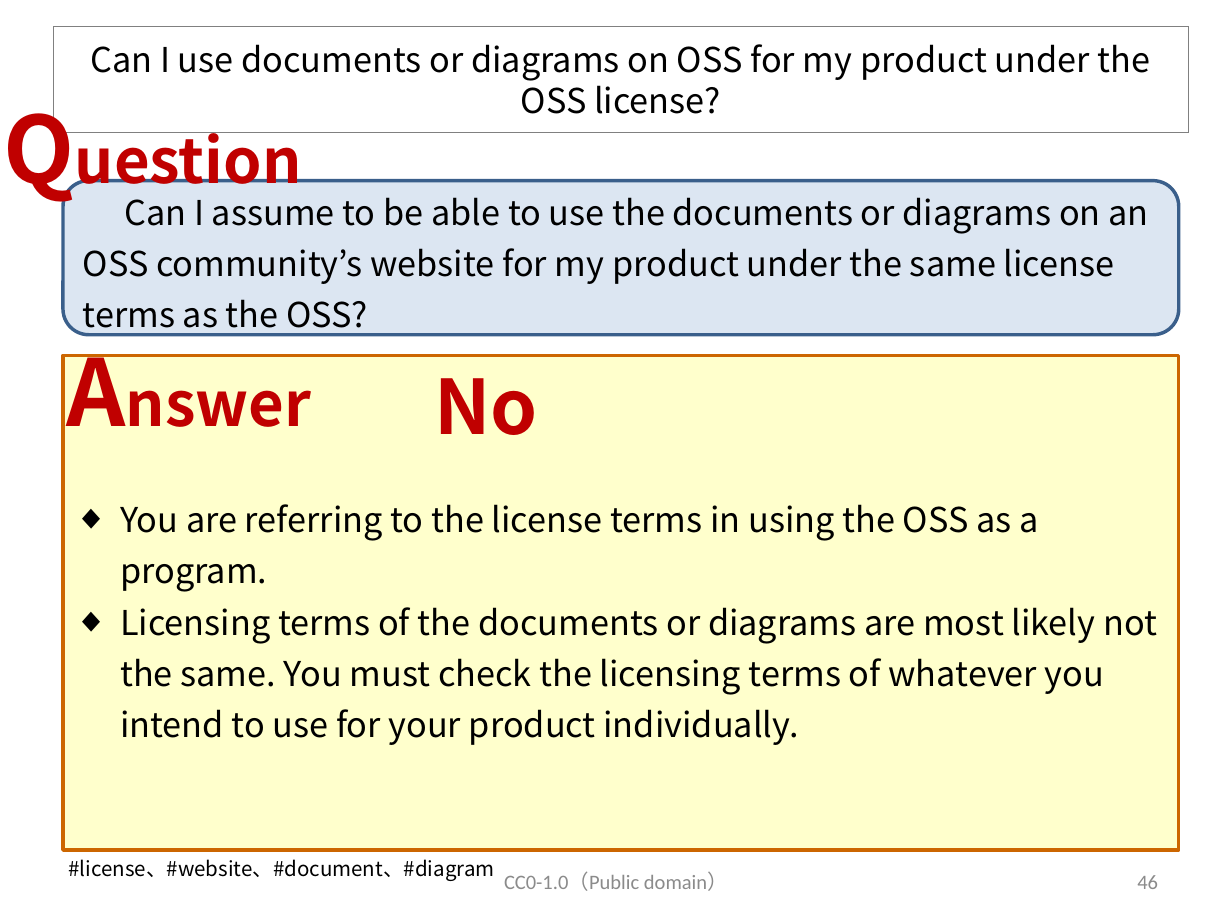
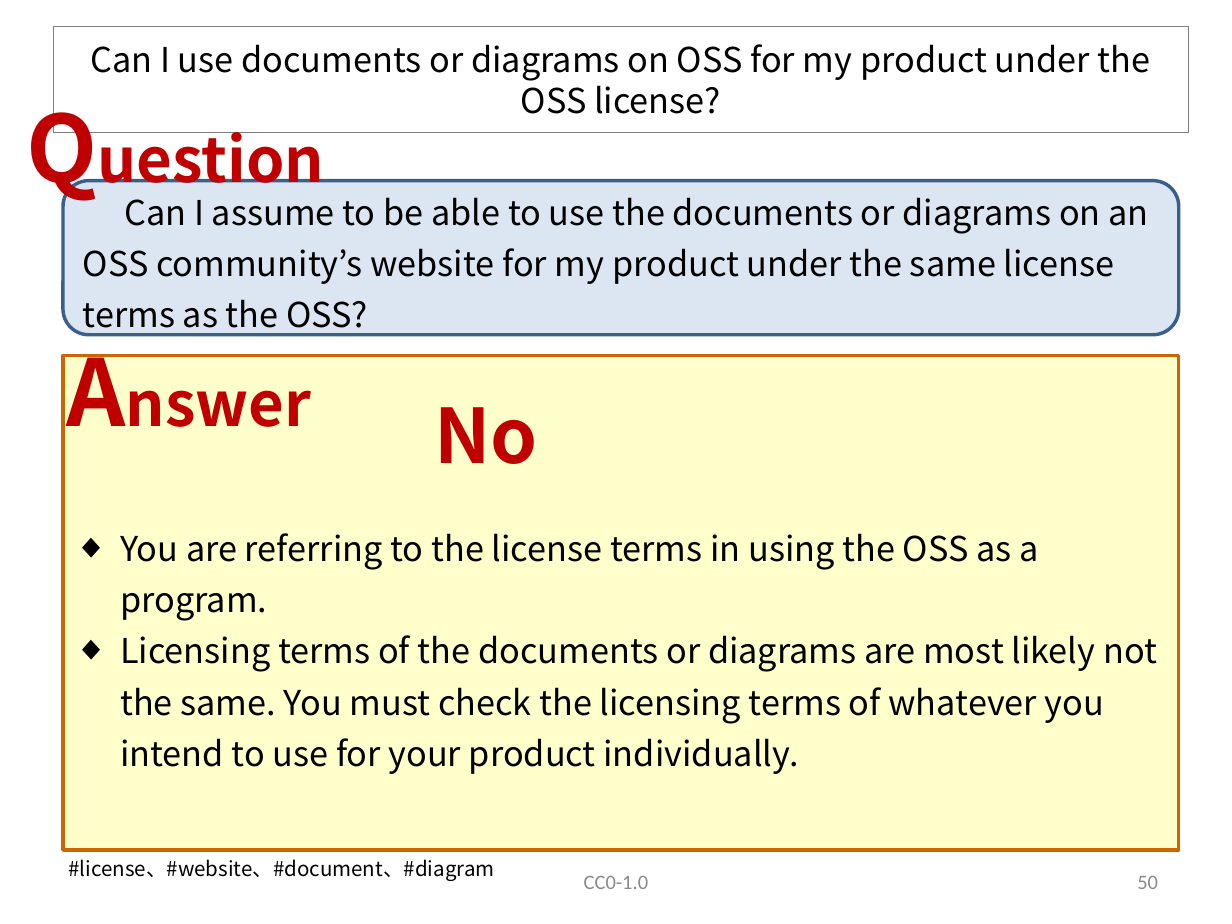
Before and after one commit to OpenChain-Project/OpenChain-JWG, a slide deck: slide 51 of Education_Material/FAQ/Misunderstandings_of_OSS_licenses_CC0.pptx (slide 47 before the commit). Drawn at 1232x924 pixels with LibreOffice and Linux fonts; fonts in the diff are those of the drawing. Boxes give left, top, right and bottom in pixels: in the first picture for what was removed or moved away, otherwise in the second. Text is boxed around its words. In the diff, an @@ line names an element or a change of style, - is before the commit and + after.

Commit message:
Frequent Misunderstandings of OSS licenses V7

```diff
--- a/Education_Material/FAQ/Misunderstandings_of_OSS_licenses_CC0.pptx
+++ b/Education_Material/FAQ/Misunderstandings_of_OSS_licenses_CC0.pptx
@@ text "Question" rewrapped from [0,85,334,209] to [15,84,357,208] @@
@@ text "No": place and size @@
-text "No" at [434,378,538,435]
+text "No" at [434,407,538,464]
@@ text "You are referring to the ...": place and size @@
-text "You are referring to the ..." at [120,504,1157,745]
+text "You are referring to the ..." at [120,533,1157,774]
@@ text at [584,876,648,889]: text changed @@
-CC0-1.0（Public domain）
+CC0-1.0
@@ page number at [1137,876,1158,889]: text changed @@
-46
+50
```
Also in this commit, not shown: 51 other slides changed, 5 slides added.
